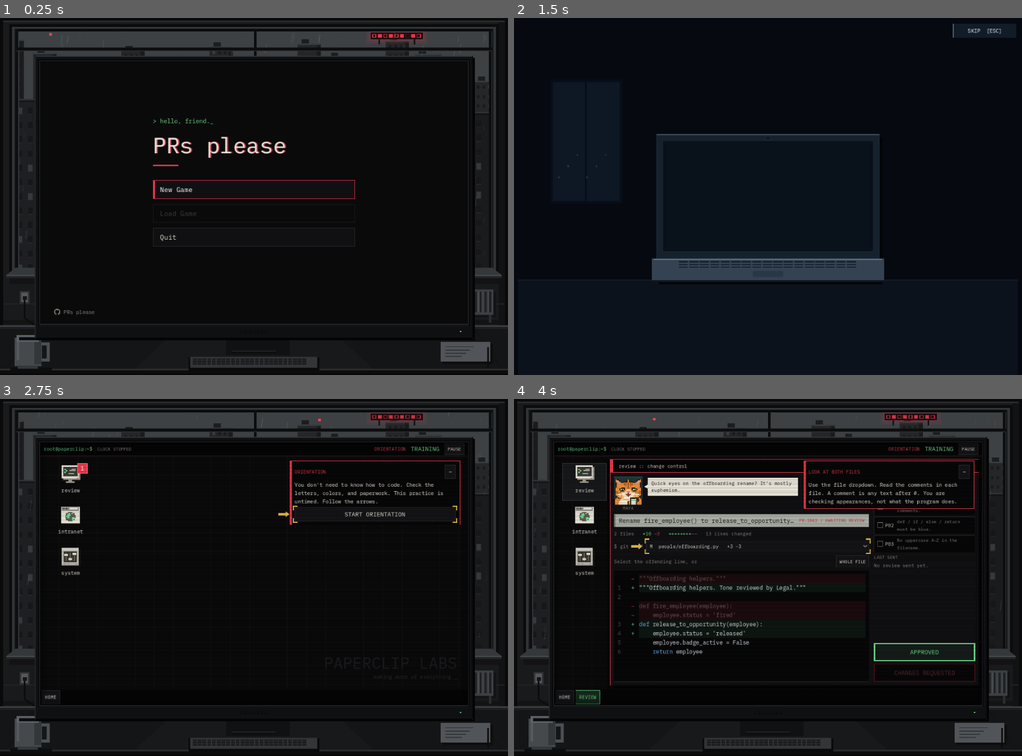
Above: before the commit, frames 1-4 (two rows, left to right).
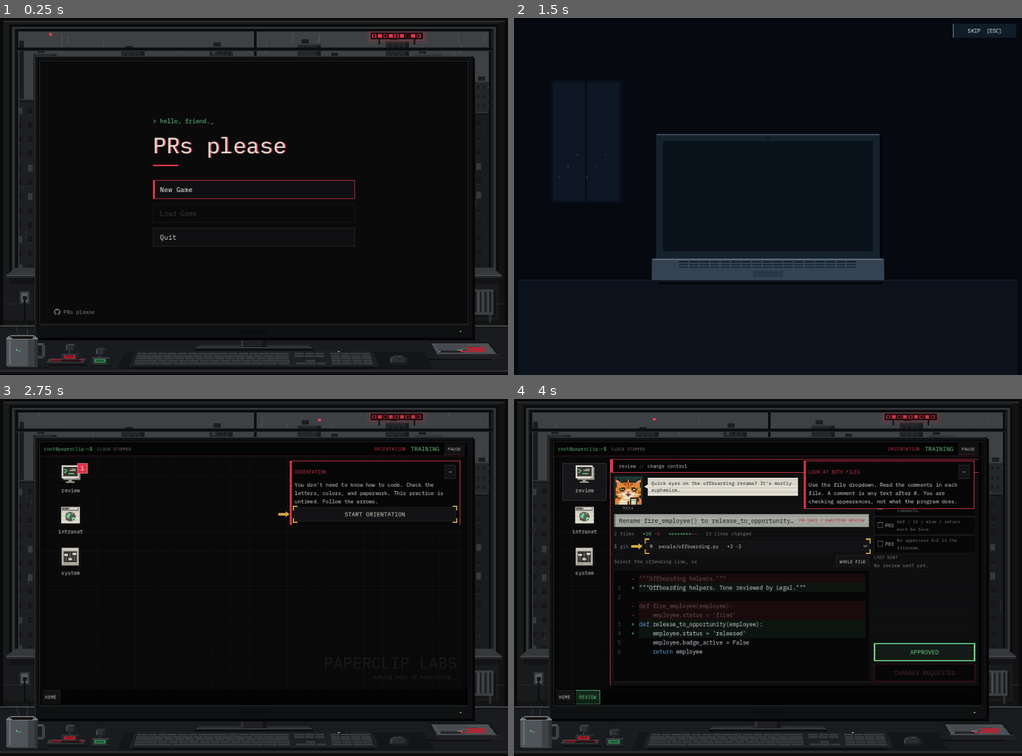
Above: after the commit, the same moments.

Repository: exponent-to/last-review
Game: Godot game, scene res://native/main.tscn
Two runs of this game, one before a commit and one after it. Both use one fixed random seed, a clock stepped at 60 frames per second and the inputs below.
Inputs (mouse positions are in pixels of both pictures, inside the frame that each line leads up to):
- Up to frame 1 (0.25 s): no input
- Up to frame 2 (1.5 s): click "New Game" at 0.5 s; click "Slot 1 — Empty" at 1.25 s
- Up to frame 3 (2.75 s): click "SKIP [ESC]" at 2 s
- Up to frame 4 (4 s): click "START ORIENTATION" at 2.75 s; click (585, 481) at 3.52 s

The runs differ from the first frame. In frame 1, 2.4% of the frame differs, in the area x 0-100%, y 87-100%; in frame 2, nothing differs; in frame 3, 2.4%; in frame 4, 2.4%.

Commit message:
Desk art pass: proportionate stand, keyboard, and props
When the monitor grew, the desk kept its old props, so the stand looked stubby,
the keyboard small and floating, and the desk plane had stray diagonals.

Redraw everything on the desk on the 2x grid, in one consistent one-point
perspective (a shared vanishing point, drawn as crisp stepped rows):
- Desk: an even top with a lit back lip and a rounded front edge over a dark
  fascia. The odd centre trapezoid and diagonal lines are gone.
- Stand: a 32px neck rising behind the case into a broad, low foot plate with
  a lit front edge and a contact shadow.
- Keyboard: full size (~54% of the case width) on a felt mat, with five rows
  of keycaps laid out from real key widths, plus nav, numpad and a lit num
  lock. A dome mouse sits beside it.
- Left: a taller mug with an elliptical rim, a hollow handle and a small >_
  glyph. Its steam is two faint wisps that fade as the morning passes.
- Papers, Please touches: red and green verdict stamps, one resting on a red
  ink pad, and an outbox tray of printouts. Its top sheet has a red stamp
  mark and a pen, and its lip is ink-smudged.
- The outlet cable is now a crisp stepped line.

Props draw after the case, so they can sit in front of its bottom corners,
but nothing enters the screen rect. SCREEN_INSETS and get_screen_rect() are
unchanged.

Co-Authored-By: Claude Opus 5.5 <noreply@anthropic.com>
Claude-Session: https://claude.ai/code/session_01Toh7NZ5ACNR43vRL3YhDBw

Diff:
--- a/native/computer_frame.gd
+++ b/native/computer_frame.gd
@@ -2,6 +2,19 @@
 ## The physical monitor and room behind the desktop. All input belongs to its screen.
 
 const SCREEN_INSETS := Vector4(100.0, 108.0, 100.0, 128.0)
+## Room-pixel height of the desk's front fascia, measured up from the bottom.
+const DESK_EDGE := 6.0
+## The desk plane converges on a point above the monitor's centre (room pixels).
+const DESK_VANISH_Y := 48.0
+## Keyboard rows in key units, each 23u: main block, navigation, numpad. Negative
+## widths are gaps; the five rows are numbers, three letter rows, and space.
+const KEY_ROWS := [
+	[1, 1, 1, 1, 1, 1, 1, 1, 1, 1, 1, 1, 1, 2, -0.5, 1, 1, 1, -0.5, 1, 1, 1, 1],
+	[1.5, 1, 1, 1, 1, 1, 1, 1, 1, 1, 1, 1, 1, 1.5, -0.5, 1, 1, 1, -0.5, 1, 1, 1, 1],
+	[1.75, 1, 1, 1, 1, 1, 1, 1, 1, 1, 1, 1, 2.25, -4, 1, 1, 1, 1],
+	[2.25, 1, 1, 1, 1, 1, 1, 1, 1, 1, 1, 2.75, -1.5, 1, -1.5, 1, 1, 1, 1],
+	[1.25, 1.25, 1.25, 6.25, 1.25, 1.25, 1.25, 1.25, -0.5, 1, 1, 1, -0.5, 2, 1, 1],
+]
 var _motion := true
 var _elapsed := 0.0
 var _day := 1
@@ -72,13 +85,12 @@
 	var screen := get_screen_rect(size)
 	var case_rect := Rect2(screen.position - Vector2(12, 12), screen.size + Vector2(24, 48))
 	var case_bottom := case_rect.end.y
-	# A little of the stand remains visible on the desk below the enclosure.
-	var center_x := floorf(size.x * 0.5)
-	draw_rect(Rect2(center_x - 18, case_bottom - 4, 36, 35), Color("111112"))
-	draw_rect(Rect2(center_x - 55, case_bottom + 29, 110, 5), Color("1b1c1e"))
-	draw_rect(Rect2(center_x - 56, case_bottom + 34, 112, 2), Color("060606"))
+	# The stand sits behind the enclosure; everything else on the desk is in front.
+	draw_set_transform(Vector2.ZERO, 0.0, Vector2(2, 2))
+	_draw_stand(floorf(size.x * 0.25), ceilf(case_bottom * 0.5))
+	draw_set_transform(Vector2.ZERO)
 	# A stepped charcoal/slate enclosure, with a physical lip below the screen.
-	draw_rect(Rect2(case_rect.position + Vector2(4, 5), case_rect.size), Color("030303"))
+	draw_rect(Rect2(case_rect.position + Vector2(4, 4), case_rect.size), Color("030303"))
 	draw_rect(case_rect, Color("151717"))
 	draw_rect(Rect2(case_rect.position + Vector2(2, 2), case_rect.size - Vector2(4, 4)), Color("0f1011"))
 	draw_rect(Rect2(case_rect.position + Vector2(2, 0), Vector2(case_rect.size.x - 4, 2)), Color("323537"))
@@ -98,6 +110,9 @@
 		power_color = Color("e5384a")
 	draw_rect(Rect2(screen.end.x - 22, screen.end.y + 16, 5, 5), Color("070808"))
 	draw_rect(Rect2(screen.end.x - 21, screen.end.y + 17, 3, 3), power_color)
+	draw_set_transform(Vector2.ZERO, 0.0, Vector2(2, 2))
+	_draw_desk_props(floorf(size.x * 0.25), ceilf(case_bottom * 0.5))
+	draw_set_transform(Vector2.ZERO)
 
 
 func _draw_room() -> void:
@@ -150,47 +165,215 @@
 	draw_rect(Rect2(25, window_bottom + 29, 12, 16), Color("303335"))
 	draw_rect(Rect2(27, window_bottom + 31, 8, 12), Color("53585d"))
 	draw_rect(Rect2(29, window_bottom + 36, 5, 4), Color("141516"))
-	draw_line(Vector2(31, window_bottom + 40), Vector2(31, desk_y - 10), Color("0c0c0d"), 2)
-	draw_line(Vector2(31, desk_y - 10), Vector2(48, desk_y + 3), Color("0c0c0d"), 2)
-	# Desk top, back lip, and a visible front fascia. No floating flat-color block.
-	draw_rect(Rect2(0, desk_y, room_size.x, room_size.y - desk_y), Color("141516"))
+	draw_rect(Rect2(30, window_bottom + 40, 2, desk_y - window_bottom - 49), Color("0c0c0d"))
+	for step in range(7):
+		draw_rect(Rect2(31 + step * 2, desk_y - 9 + step * 2, 2, 2), Color("0c0c0d"))
+	# Desk top: a lit back lip against the wall, an even laminate surface, then a
+	# rounded front edge whose fascia falls away into shadow toward the viewer.
+	var edge_y := room_size.y - DESK_EDGE
+	draw_rect(Rect2(0, desk_y, room_size.x, edge_y - desk_y), Color("1a1b1e"))
 	draw_rect(Rect2(0, desk_y - 1, room_size.x, 2), Color("3d4044"))
-	draw_rect(Rect2(0, desk_y + 1, room_size.x, 3), Color("1e2022"))
-	draw_colored_polygon(PackedVector2Array([
-		Vector2(room_size.x * 0.5 - 96, desk_y + 4), Vector2(room_size.x * 0.5 + 96, desk_y + 4),
-		Vector2(room_size.x * 0.5 + 150, room_size.y - 8), Vector2(room_size.x * 0.5 - 150, room_size.y - 8)
-	]), Color("18191b"))
-	draw_line(Vector2(42, desk_y + 4), Vector2(8, room_size.y - 8), Color("111313"), 1)
-	draw_line(Vector2(room_size.x - 42, desk_y + 4), Vector2(room_size.x - 8, room_size.y - 8), Color("111313"), 1)
-	draw_rect(Rect2(room_size.x * 0.5 - 35, desk_y + 14, 80, 23), Color("101112"))
-	draw_rect(Rect2(0, room_size.y - 8, room_size.x, 2), Color("2b2d30"))
-	draw_rect(Rect2(0, room_size.y - 6, room_size.x, 5), Color("0c0c0d"))
+	draw_rect(Rect2(0, desk_y + 1, room_size.x, 2), Color("141517"))
+	draw_rect(Rect2(0, edge_y, room_size.x, 1), Color("3a3d41"))
+	draw_rect(Rect2(0, edge_y + 1, room_size.x, 1), Color("26282b"))
+	draw_rect(Rect2(0, edge_y + 2, room_size.x, room_size.y - edge_y - 3), Color("121315"))
 	draw_rect(Rect2(0, room_size.y - 1, room_size.x, 1), Color("060606"))
-	# A shallow keyboard grounds the monitor at a believable desk scale.
-	var keyboard_x := floorf(room_size.x * 0.5) - 80
-	draw_rect(Rect2(keyboard_x - 2, room_size.y - 22, 164, 16), Color("0a0a0a"))
-	draw_rect(Rect2(keyboard_x, room_size.y - 23, 160, 14), Color("333538"))
-	for row in range(3):
-		for key in range(24):
-			draw_rect(Rect2(keyboard_x + 3 + key * 6, room_size.y - 21 + row * 3, 5, 2), Color("1a1b1d"))
-	# Mug on the near left of the desk: curved rim, shaded body, hollow handle.
-	var mug := Vector2(16, room_size.y - 52)
-	draw_rect(Rect2(mug + Vector2(-3, 43), Vector2(52, 5)), Color("0c0d0e"))
-	draw_rect(Rect2(mug + Vector2(35, 11), Vector2(12, 24)), Color("4c5054"))
-	draw_rect(Rect2(mug + Vector2(37, 15), Vector2(6, 16)), Color("141516"))
-	draw_rect(Rect2(mug + Vector2(2, 5), Vector2(34, 36)), Color("45494c"))
-	draw_rect(Rect2(mug + Vector2(6, 40), Vector2(26, 4)), Color("333739"))
-	draw_rect(Rect2(mug + Vector2(27, 7), Vector2(9, 31)), Color("333739"))
-	draw_rect(Rect2(mug + Vector2(5, 6), Vector2(3, 28)), Color("555a5e"))
-	draw_rect(Rect2(mug + Vector2(5, 2), Vector2(28, 8)), Color("5d6268"))
-	draw_rect(Rect2(mug + Vector2(8, 4), Vector2(22, 4)), Color("0a0b0c"))
-	# Folded note and pen, kept below the exposed right edge of the monitor.
-	draw_rect(Rect2(room_size.x - 82, room_size.y - 39, 63, 25), Color("0e0e0f"))
-	draw_rect(Rect2(room_size.x - 85, room_size.y - 42, 63, 25), Color("515559"))
-	for row in range(4):
-		draw_rect(Rect2(room_size.x - 79, room_size.y - 36 + row * 4, 36 - row * 5, 1), Color("303335"))
-	draw_rect(Rect2(room_size.x - 26, room_size.y - 35, 2, 25), Color("0b0c0c"))
 	draw_set_transform(Vector2.ZERO)
+
+
+## Where a desk point at `x` on row `from_y` lands on row `to_y`: in one-point
+## perspective, everything lying on the desk widens toward the viewer.
+func _desk_x(x: float, from_y: float, to_y: float) -> float:
+	var vanish_x := floorf(size.x * 0.25)
+	return roundf(vanish_x + (x - vanish_x) * (to_y - DESK_VANISH_Y) / (from_y - DESK_VANISH_Y))
+
+
+## A shape lying flat on the desk, given by its far edge, drawn as crisp rows.
+## `rounding` trims the far corners, tapering over as many rows.
+func _desk_quad(left: float, right: float, top: float, rows: int, color: Color, rounding := 0) -> void:
+	for row in range(rows):
+		var y := top + row
+		var inset := float(maxi(0, rounding - row))
+		var l := _desk_x(left, top, y) + inset
+		var r := _desk_x(right, top, y) - inset
+		if r > l:
+			draw_rect(Rect2(l, y, r - l, 1), color)
+
+
+func _draw_stand(cx: float, case_bottom: float) -> void:
+	# A broad, low foot plate on the desk, with the neck rising behind the case.
+	var foot := case_bottom + 8
+	_desk_quad(cx - 75, cx + 75, foot + 6, 1, Color("08090a"))
+	_desk_quad(cx - 73, cx + 73, foot + 4, 2, Color("131416"))
+	_desk_quad(cx - 72, cx + 72, foot, 4, Color("2a2c30"), 3)
+	_desk_quad(_desk_x(cx - 72, foot, foot + 3), _desk_x(cx + 72, foot, foot + 3), foot + 3, 1, Color("3c3f44"))
+	# The neck faces the viewer, so it stays darker than the lit plate it stands on.
+	var neck_top := case_bottom - 2
+	var neck := Rect2(cx - 16, neck_top, 32, foot + 2 - neck_top)
+	draw_rect(neck, Color("1f2023"))
+	draw_rect(Rect2(neck.position, Vector2(2, neck.size.y)), Color("313337"))
+	draw_rect(Rect2(neck.end.x - 5, neck_top, 5, neck.size.y), Color("131416"))
+	draw_rect(Rect2(cx - 19, foot + 2, 38, 1), Color("17181a"))
+
+
+func _draw_desk_props(cx: float, case_bottom: float) -> void:
+	var room_size := (size * 0.5).ceil()
+	# A felt mat under the keyboard and mouse, edged where it meets the desk.
+	var mat := case_bottom + 15
+	_desk_quad(cx - 162, cx + 214, mat, int(room_size.y - DESK_EDGE - 1 - mat), Color("141518"), 2)
+	_desk_quad(cx - 162, cx + 214, mat, 1, Color("202226"), 2)
+	_draw_keyboard(cx, case_bottom + 16)
+	_draw_mouse(cx + 170, case_bottom + 21)
+	_draw_ink_pad(cx - 258, case_bottom + 25)
+	_draw_stamp(cx - 242, case_bottom + 28, Color("c0202f"))
+	_draw_stamp(cx - 204, case_bottom + 33, Color("2f8a4f"))
+	_draw_tray(room_size.x - 100, room_size.x - 22, case_bottom + 6)
+	_draw_mug(8, case_bottom + 36)
+
+
+func _draw_keyboard(cx: float, top: float) -> void:
+	# A full-size office keyboard: a back rim with lock lights, five rows of keycaps
+	# whose fronts catch less light, then the case front and its contact shadow.
+	var left := cx - 150
+	var right := cx + 150
+	_desk_quad(left - 1, right + 1, top + 21, 1, Color("08090a"))
+	_desk_quad(left, right, top + 18, 3, Color("131416"))
+	_desk_quad(left, right, top, 18, Color("1e1f22"), 2)
+	_desk_quad(_desk_x(left, top, top + 18), _desk_x(right, top, top + 18), top + 18, 1, Color("2c2e32"))
+	for row in range(KEY_ROWS.size()):
+		var y := top + 2 + row * 3
+		var l := _desk_x(left + 4, top, y)
+		var units := 0.0
+		for width in KEY_ROWS[row]:
+			units += absf(float(width))
+		var unit := (_desk_x(right - 4, top, y) - l) / units
+		var at := 0.0
+		for width in KEY_ROWS[row]:
+			var span := absf(float(width))
+			if float(width) > 0.0:
+				var x0 := l + roundf(at * unit)
+				var x1 := l + roundf((at + span) * unit) - 1
+				draw_rect(Rect2(x0, y, x1 - x0, 2), Color("383b3f"))
+				draw_rect(Rect2(x0, y + 2, x1 - x0, 1), Color("27292c"))
+			at += span
+	# Lock lights above the numpad; only num lock is on.
+	var lights := _desk_x(right - 4, top, top) - 40
+	for light in range(3):
+		draw_rect(Rect2(lights + light * 6, top, 2, 1), Color("6fdc8c") if light == 0 else Color("0e0f10"))
+
+
+func _draw_mouse(x: float, top: float) -> void:
+	# A dome-shaped mouse: lit from the screen above, its underside curving away.
+	const INSETS := [8, 5, 3, 2, 2, 1, 1, 1, 1, 1, 2, 3, 5]
+	draw_rect(Rect2(x + 3, top + INSETS.size(), 20, 1), Color("08090a"))
+	for row in range(INSETS.size()):
+		var inset: int = INSETS[row]
+		var width := 26 - inset * 2
+		var body := Color("2a2c30") if row < 9 else Color("1b1c1f")
+		draw_rect(Rect2(x + inset, top + row, width, 1), body)
+		if row > 0 and row < 9:
+			draw_rect(Rect2(x + inset, top + row, 3, 1), Color("3b3e43"))
+			draw_rect(Rect2(x + 26 - inset - 4, top + row, 4, 1), Color("1d1e21"))
+	draw_rect(Rect2(x + 13, top, 1, 5), Color("141517"))
+	draw_rect(Rect2(x + 12, top + 1, 3, 2), Color("4a4e52"))
+
+
+func _draw_ink_pad(x: float, top: float) -> void:
+	# A shallow tin pad, its felt soaked in red ink.
+	_desk_quad(x - 1, x + 47, top + 8, 1, Color("08090a"))
+	_desk_quad(x, x + 46, top + 5, 3, Color("1b1c1f"))
+	_desk_quad(x, x + 46, top, 5, Color("3a3d41"), 1)
+	_desk_quad(x + 3, x + 43, top + 1, 3, Color("5a161f"))
+	_desk_quad(x + 3, x + 43, top + 1, 1, Color("8f2230"))
+
+
+func _draw_stamp(x: float, base: float, ink: Color) -> void:
+	# A rubber stamp standing on its inked die: a wide mount with a coloured label,
+	# a short turned neck, and a rounded knob.
+	draw_rect(Rect2(x - 1, base, 24, 1), Color("08090a"))
+	draw_rect(Rect2(x, base - 1, 22, 1), ink.darkened(0.35))
+	draw_rect(Rect2(x, base - 9, 22, 8), Color("2c2e32"))
+	draw_rect(Rect2(x, base - 9, 22, 1), Color("44474c"))
+	draw_rect(Rect2(x + 18, base - 8, 4, 7), Color("1e1f22"))
+	draw_rect(Rect2(x + 3, base - 7, 14, 4), ink)
+	draw_rect(Rect2(x + 5, base - 6, 10, 2), ink.darkened(0.4))
+	draw_rect(Rect2(x + 9, base - 13, 4, 4), Color("1e1f22"))
+	draw_rect(Rect2(x + 9, base - 13, 1, 4), Color("383b3f"))
+	draw_rect(Rect2(x + 5, base - 20, 12, 7), Color("2c2e32"))
+	draw_rect(Rect2(x + 6, base - 21, 10, 1), Color("44474c"))
+	draw_rect(Rect2(x + 5, base - 19, 2, 5), Color("44474c"))
+	draw_rect(Rect2(x + 14, base - 19, 3, 6), Color("1e1f22"))
+	draw_rect(Rect2(x + 6, base - 13, 10, 1), Color("1e1f22"))
+
+
+func _draw_tray(left: float, right: float, top: float) -> void:
+	# An outbox of reviewed printouts: the top sheet carries a fresh red stamp, and
+	# the lip is smudged where inky fingers have lifted the stack.
+	var lip := top + 13
+	_desk_quad(left - 1, right + 1, lip + 7, 1, Color("08090a"))
+	_desk_quad(left, right, top - 2, lip - top + 2, Color("151618"), 1)
+	_desk_quad(left + 3, right - 3, top, lip - top, Color("4d5155"))
+	for line in range(5):
+		var y := top + 2 + line * 2
+		var start := _desk_x(left + 8, top, y)
+		draw_rect(Rect2(start, y, [40, 52, 30, 46, 22][line], 1), Color("393c40"))
+	var mark := Rect2(_desk_x(right - 34, top, top + 5), top + 5, 24, 6)
+	draw_rect(mark, Color("c0202f"))
+	draw_rect(mark.grow(-1), Color("4d5155"))
+	draw_rect(Rect2(mark.position + Vector2(3, 2), Vector2(18, 2)), Color("c0202f"))
+	_desk_quad(_desk_x(left, top - 2, lip), _desk_x(right, top - 2, lip), lip, 7, Color("1e2023"))
+	_desk_quad(_desk_x(left, top - 2, lip), _desk_x(right, top - 2, lip), lip, 1, Color("383b3f"))
+	_draw_pen(_desk_x(left + 9, top, lip - 3), lip - 3)
+	for smudge: Vector3 in [Vector3(12, 2, 3), Vector3(16, 4, 2), Vector3(57, 3, 2)]:
+		draw_rect(Rect2(_desk_x(left + smudge.x, top - 2, lip), lip + smudge.y, smudge.z, 1), Color("4a161c"))
+
+
+func _draw_pen(x: float, y: float) -> void:
+	# A review pen lying across the sheet, its red cap and clip toward the right.
+	draw_rect(Rect2(x - 1, y + 1, 32, 1), Color("2e3134"))
+	draw_rect(Rect2(x - 2, y, 2, 1), Color("70767b"))
+	draw_rect(Rect2(x, y - 1, 26, 1), Color("3a3d41"))
+	draw_rect(Rect2(x, y, 26, 1), Color("17181a"))
+	draw_rect(Rect2(x + 25, y - 1, 6, 2), Color("c0202f"))
+	draw_rect(Rect2(x + 21, y - 2, 7, 1), Color("70767b"))
+
+
+func _draw_mug(x: float, base: float) -> void:
+	# A tall ceramic mug: an elliptical rim around dark coffee, a shaded body and a
+	# hollow handle. Its coffee steams through the morning, then goes cold.
+	var top := base - 40
+	draw_rect(Rect2(x - 1, base, 54, 1), Color("08090a"))
+	draw_rect(Rect2(x + 1, base - 1, 38, 1), Color("383c3f"))
+	draw_rect(Rect2(x, top + 4, 40, base - top - 5), Color("4f5458"))
+	draw_rect(Rect2(x + 3, top + 6, 3, base - top - 10), Color("666b70"))
+	draw_rect(Rect2(x + 27, top + 5, 13, base - top - 6), Color("3d4144"))
+	draw_rect(Rect2(x + 36, top + 5, 4, base - top - 6), Color("2e3134"))
+	# Rim and coffee, as an ellipse seen from slightly above.
+	draw_rect(Rect2(x + 5, top, 30, 1), Color("70767b"))
+	draw_rect(Rect2(x + 2, top + 1, 36, 3), Color("70767b"))
+	draw_rect(Rect2(x, top + 3, 40, 2), Color("80868b"))
+	draw_rect(Rect2(x + 6, top + 1, 28, 1), Color("1c1512"))
+	draw_rect(Rect2(x + 4, top + 2, 32, 1), Color("140f0d"))
+	draw_rect(Rect2(x + 7, top + 3, 26, 1), Color("140f0d"))
+	# A small prompt glyph printed on the glaze.
+	for pixel: Vector2 in [Vector2(12, 17), Vector2(13, 18), Vector2(12, 19), Vector2(15, 19), Vector2(16, 19), Vector2(17, 19)]:
+		draw_rect(Rect2(Vector2(x, top) + pixel, Vector2.ONE), Color("6fdc8c"))
+	# Handle, open in the middle so the desk shows through.
+	draw_rect(Rect2(x + 40, top + 10, 7, 3), Color("4a4e52"))
+	draw_rect(Rect2(x + 45, top + 12, 4, 15), Color("3d4144"))
+	draw_rect(Rect2(x + 40, top + 26, 7, 3), Color("3d4144"))
+	draw_rect(Rect2(x + 40, top + 10, 7, 1), Color("666b70"))
+	# Steam: two faint wisps that sway as they rise, fading with height and as the
+	# morning wears on.
+	var heat := clampf(1.0 - float(_day_minutes - 540) / 210.0, 0.0, 1.0)
+	if heat <= 0.0:
+		return
+	for wisp in range(2):
+		for rise in range(10):
+			var sway := roundf(sin(_elapsed * 1.6 - rise * 0.55 + wisp * 2.1) * 1.4)
+			var tint := Color("9aa4a8")
+			tint.a = 0.20 * heat * (1.0 - rise / 10.0)
+			draw_rect(Rect2(x + 14 + wisp * 11 + sway, top - 2 - rise * 2, 1, 2), tint)
 
 
 func _draw_city(glass: Rect2) -> void:
